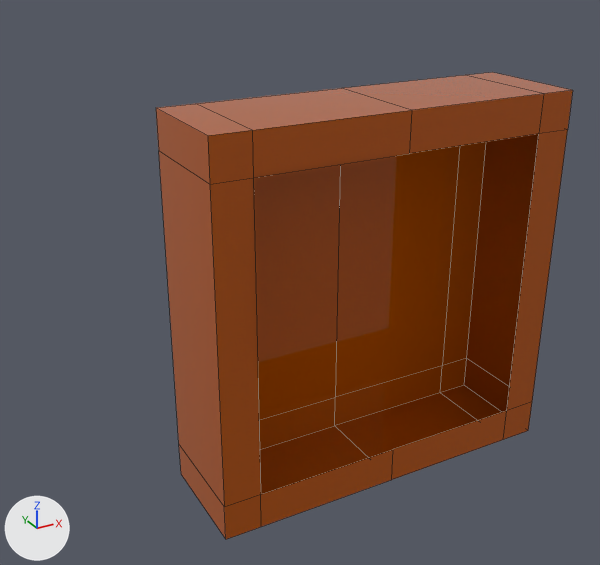
An edit to the FBX model Assets/Models/Closet.FBX, drawn before and after from the same camera.
The view is the same before and after, from a camera (50 mm lens) standing at (-3.63, -1.6, 3.36) and looking at (-1.12, 2.97, 1.08). Lighting does not change. The marker at lower left points along +X, +Y and +Z. Mesh edges are drawn as thin lines. Vertices at the same position are counted once.

Before the edit, the objects in view are built like this:
```python
me_mesh = bpy.data.meshes.new('Mesh')
me_mesh.from_pydata(...)  # 40 vertices, 36 faces; spans x -45.9..45.9, y -14.2..14.2, z 0.0..99.4
me_mesh.materials.append(mat_13___default)  # orange #b85500
ob_closet = bpy.data.objects.new('Closet', me_mesh)
ob_closet.location = (-0.954, 2.385, 0.0)
ob_closet.scale = (0.0257, 0.0254, 0.0243)
```
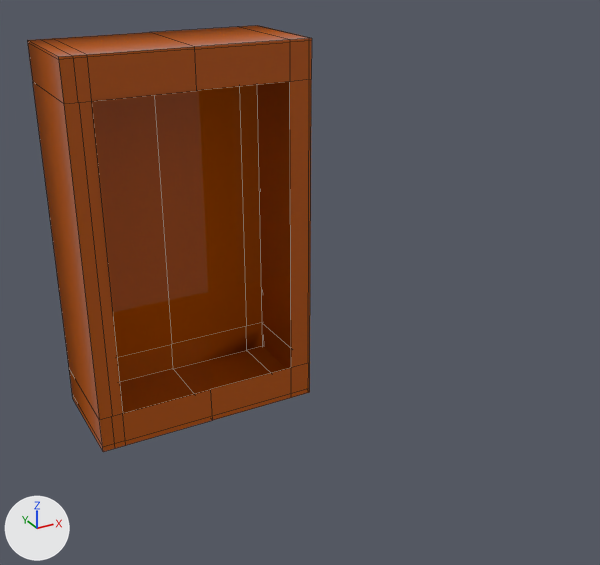
Where the change shows, as pixel boxes [x1, y1, x2, y2] in the pictures (600 x 565 px):
'Closet', reshaped, moved, rescaled (32% narrower, 9% shorter): before [156, 72, 573, 539]; after [27, 25, 312, 452]
part 1 of me_mesh, built on (brown): after [120, 81, 291, 413]

What changed in the scene script:
```text
Change me_mesh:
    used by ob_closet; location = (-0.954, 2.385, 0.0); scale = (0.0257, 0.0254, 0.0243)
    remove me_mesh.from_pydata(...)  # 40 vertices, 36 faces; spans x -45.9..45.9, y -14.2..14.2, z 0.0..99.4
    add me_mesh.from_pydata(...)  # 80 vertices, 50 faces; spans x -45.9..45.9, y -14.2..14.2, z 0.0..99.4
    me_mesh part 1
    12 faces are deleted
    20 vertices are added at x -45.9..45.9, y -14.2, z 0.0..99.4
    20 new vertices lie (0.0, 28.4, 0.0) away from vertices in x -45.9..45.9, y -14.2, z 0.0..99.4
    26 new faces join them
Change ob_closet:
    ob_closet.location: (-0.954, 2.385, 0.0) -> (-1.664, 3.725, -0.06)
    ob_closet.scale: (0.0257, 0.0254, 0.0243) -> (0.0181, 0.0283, 0.0271)
```
